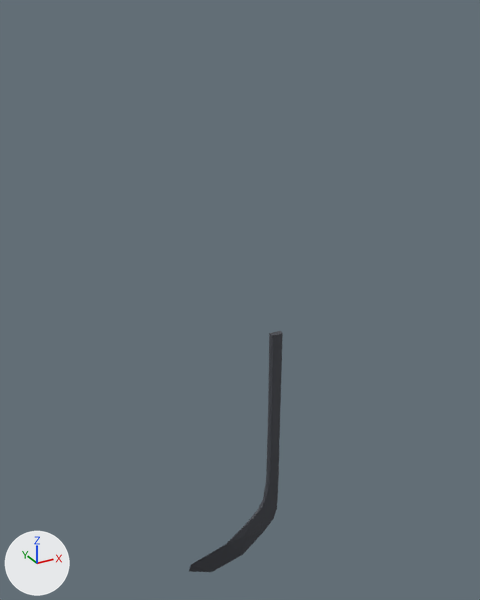
Before and after pictures for a commit that changed the glTF model alle_curves/P48-ST.glb.
Before and after are seen from a camera (50 mm lens) standing at (-638.0, -1196.0, 1035.0) and looking at (35.0, 28.0, 423.0). Lighting does not change. The marker at lower left points along +X, +Y and +Z. The picture after the commit comes second.

In view in the first picture: 'geometry_0'.
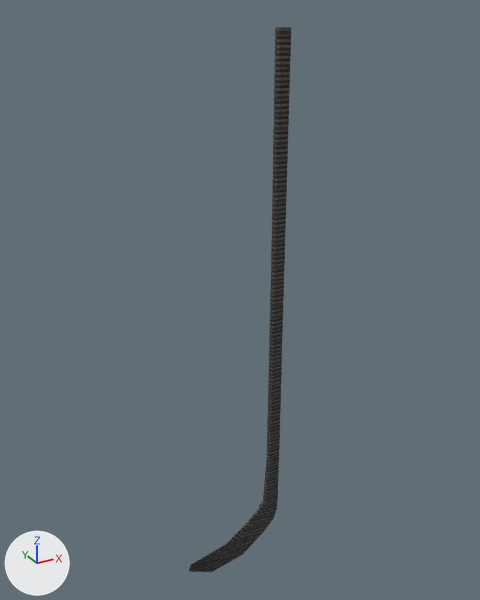
Pixel boxes (x1, y1, x2, y2) of what changed, in the pictures (480 x 600 px; the box of a moved part takes in the faces that stretch with it):
'geometry_0', reshaped (8% wider, 126% taller)
    before: (189, 331, 283, 572)
    after: (189, 27, 291, 572)
part 1 of me_geometry_0, moved or reshaped
    before: (263, 331, 283, 501)
    after: (263, 27, 291, 501)

The change, as a diff of the scene's bpy script:
```diff
--- a/alle_curves/P48-ST.glb.py
+++ b/alle_curves/P48-ST.glb.py
@@ me_geometry_0 @@
 # used by ob_geometry_0; location = (0.0, 0.0, 0.0)
-me_geometry_0.from_pydata(...)  # 14326 vertices, 28647 faces; spans x -118.0..118.0, y -33.0..33.0, z -346.0..346.0
+me_geometry_0.from_pydata(...)  # 14326 vertices, 28647 faces; spans x -118.0..118.0, y -33.0..33.0, z -346.0..1001.0
+# me_geometry_0 part 1: all 7649 vertices in x 82.0..118.0, y -33.0..-17.0, z -121.0..346.0 are scaled about their middle by (1, 1, 2.4), then moved by (0.0, 0.0, 328.0)
 me_geometry_0.materials.append(mat_carbon)
```
